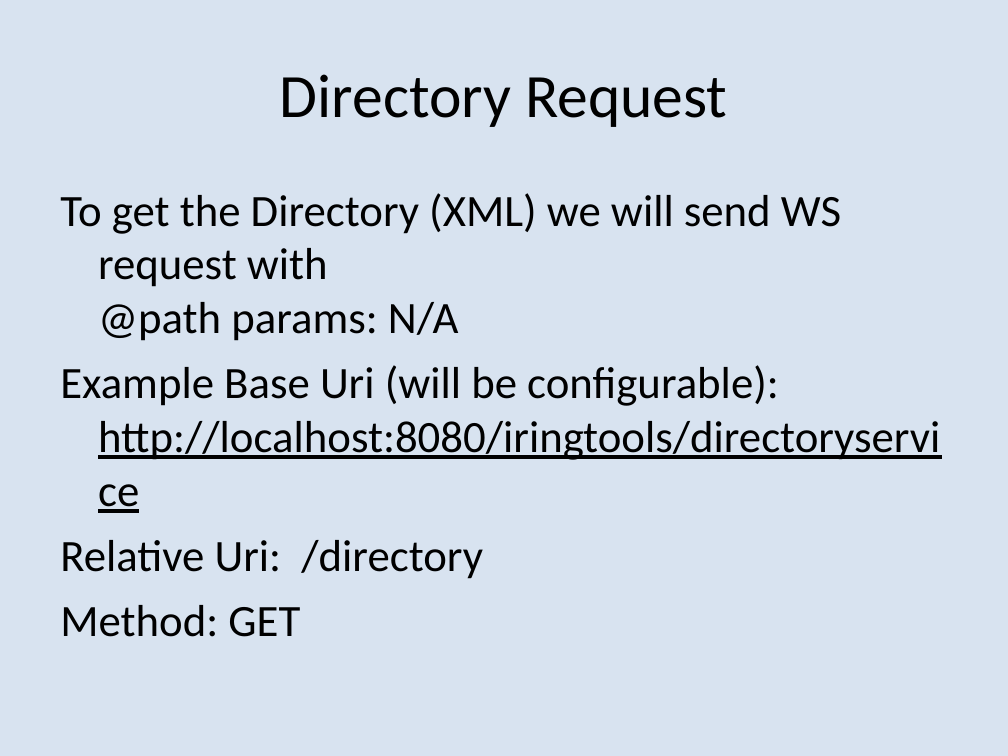
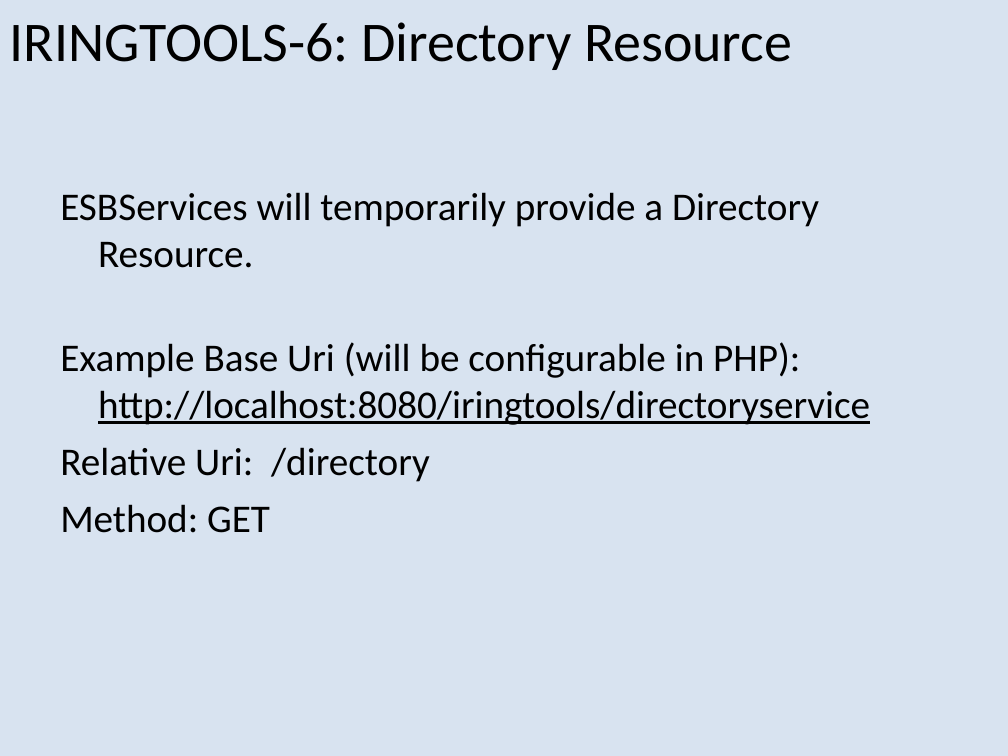
Before and after one commit to heyena/iring-tools, a slide deck: slide 3 of trunk/iRINGTools.ESB/documents/Sprint 2 User Stories.1.0.ppt (slide 2 before the commit). Drawn at 1008x756 pixels with LibreOffice and Linux fonts; fonts in the diff are those of the drawing. Boxes give left, top, right and bottom in pixels: in the first picture for what was removed or moved away, otherwise in the second. Text is boxed around its words. In the diff, an @@ line names an element or a change of style, - is before the commit and + after.

```diff
--- a/trunk/iRINGTools.ESB/documents/Sprint 2 User Stories.1.0.ppt
+++ b/trunk/iRINGTools.ESB/documents/Sprint 2 User Stories.1.0.ppt
@@ text added at (10, 22, 792, 70), 40 pt, text #000000 @@
+IRINGTOOLS-6: Directory Resource
@@ title removed at (280, 74, 727, 127) @@
-Directory Request
@@ text at (60, 192, 870, 425): text changed; size 32 to 28 pt @@
-To get the Directory (XML) we will send WS request with
-@path params: N/A
-Example Base Uri (will be configurable): http://localhost:8080/iringtools/directoryservice
+ESBServices will temporarily provide a Directory Resource.
+Example Base Uri (will be configurable in PHP): http://localhost:8080/iringtools/directoryservice
@@ text at (60, 447, 430, 533): size 32 to 28 pt in "Relative Uri: /directory", "Method: GET"; less space between paragraphs @@
```
Also in this commit, not shown: 1 other slide changed, 1 slide added, 5 other files.
